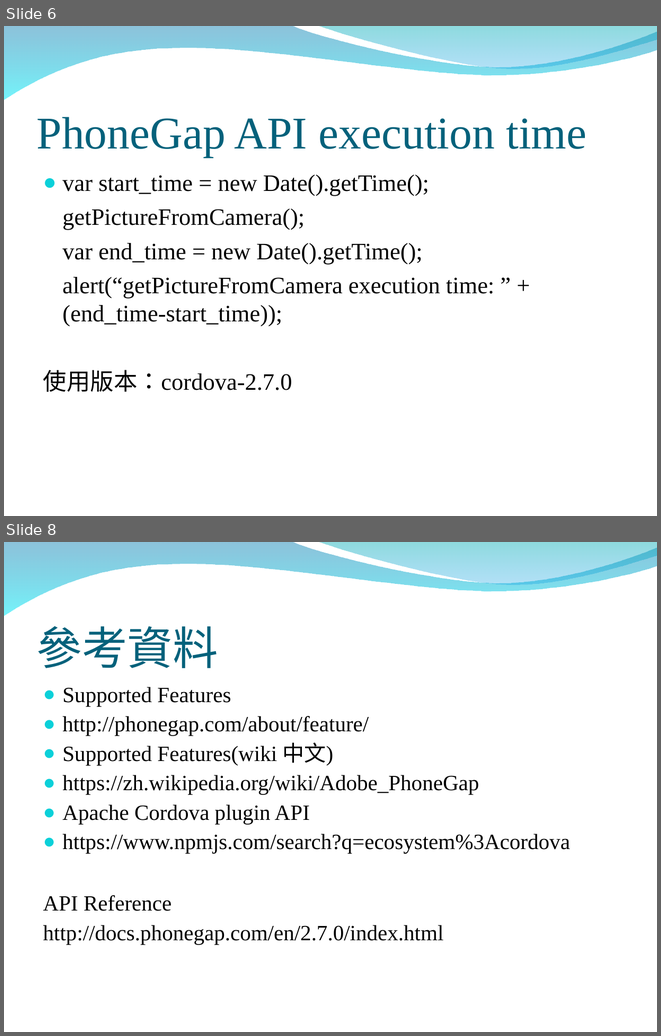
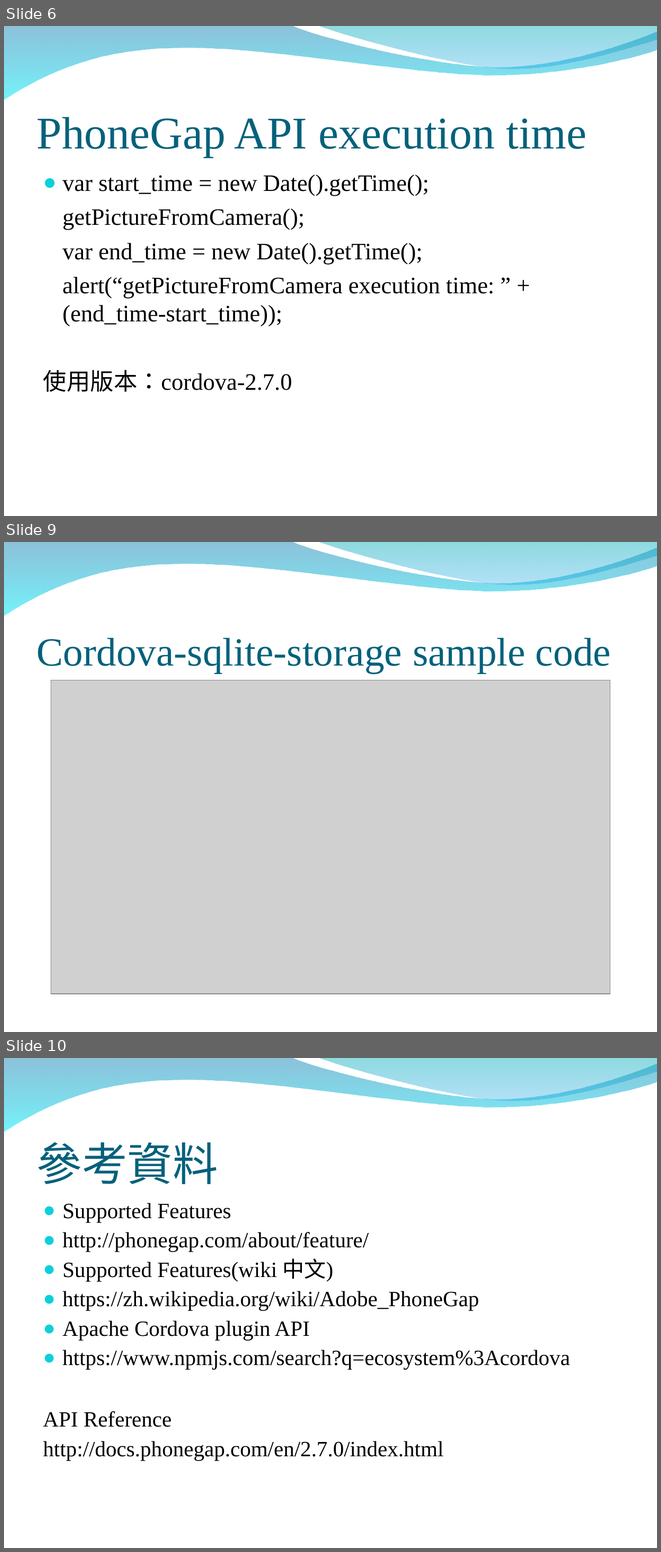
Before and after one commit to peter279k/regular_meeting, a slide deck: PhoneGap API.ppt. Shown one above the other, each under a label of ours: slides 6 and 8 before the commit, slides 6, 9 and 10 after it; the slides between them are not shown. The pictures are 661x1036 and 661x1552 pixels, drawn with LibreOffice and Linux fonts; fonts in the diff are those of the drawing; grey boxes stand for pictures; background and template pictures are left out. Boxes give left, top, right and bottom in pixels: in the first picture for what was removed or moved away, otherwise in the second. Text is boxed around its words. In the diff, an @@ line names an element or a change of style, - is before the commit and + after.

Commit message:
PhoneGap api official and cordova-sqlite-plugin

```diff
--- a/PhoneGap API.ppt
+++ b/PhoneGap API.ppt
@@ slide 9 added at [4, 542, 657, 1032], background picture (left out); not listed: 2 template elements that a slide beside it also shows @@
@@ title added at [37, 637, 611, 673], 44 pt, text #04617B @@
+Cordova-sqlite-storage sample code
@@ picture added at [51, 680, 611, 994] @@
@@ what was slide 8 is now slide 10 @@
```
Also in this commit, not shown: 1 slide changed, 1 other slide added.
